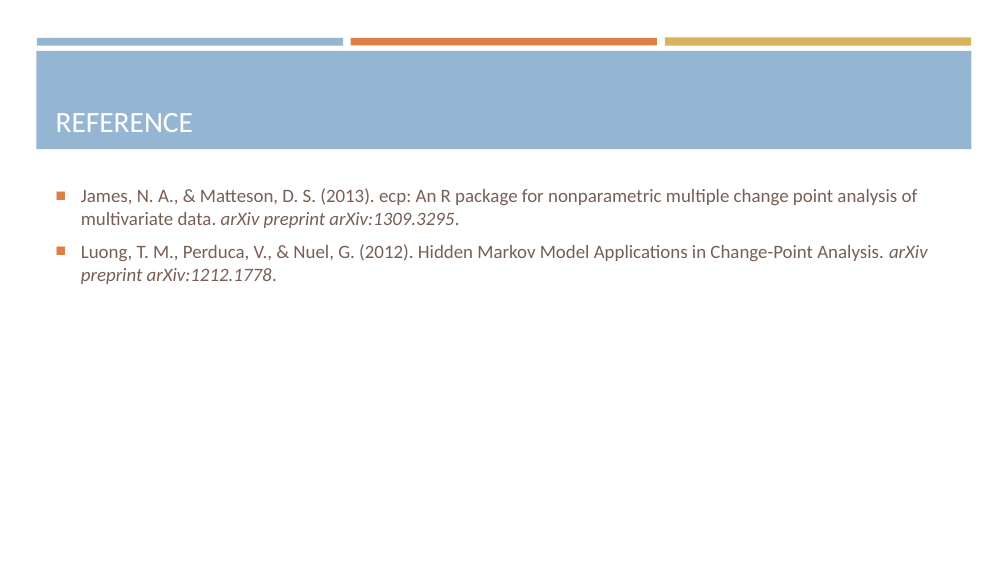
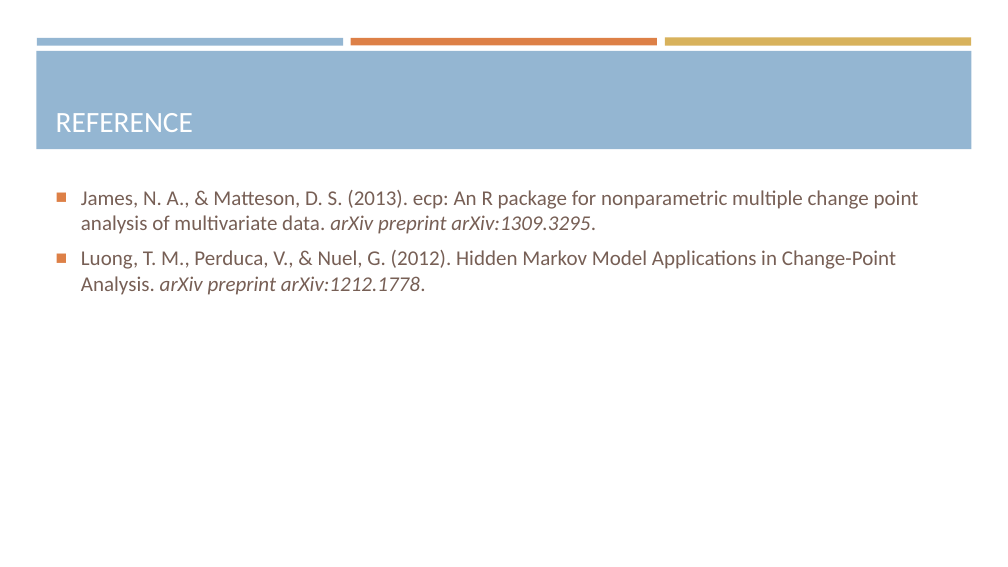
Before and after one commit to araea382/MT, a slide deck: slide 9 of Presentation/1-Proposal seminar.pptx. Drawn at 1008x567 pixels with LibreOffice and Linux fonts; fonts in the diff are those of the drawing. Boxes give left, top, right and bottom in pixels: in the first picture for what was removed or moved away, otherwise in the second. Text is boxed around its words. In the diff, an @@ line names an element or a change of style, - is before the commit and + after.

```diff
--- a/Presentation/1-Proposal seminar.pptx
+++ b/Presentation/1-Proposal seminar.pptx
@@ text "James, N. A., & Matteson, ..." at <box>81,190,919,295</box>: size 18 to 20 pt @@
```
Also in this commit, not shown: 1 other slide changed, 13 other files.
